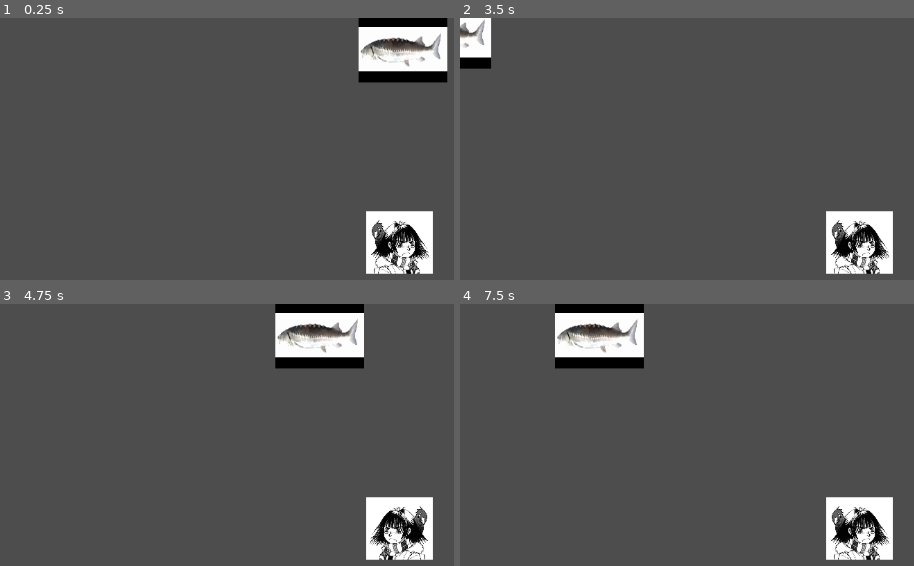
Above: before the commit, frames 1-4 (two rows, left to right).
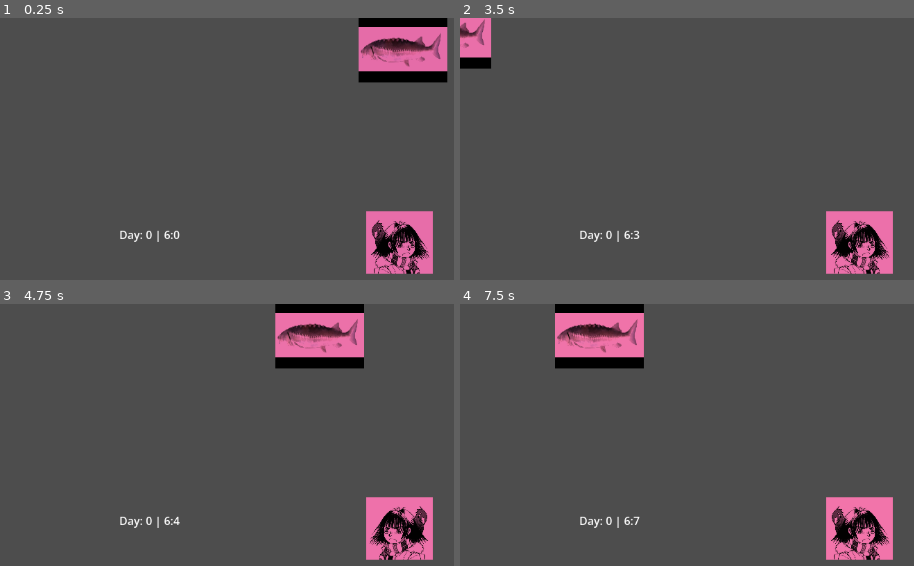
Above: after the commit, the same moments.

Repository: moliloo/comfy-jam-summer-2026
Game: Godot game, scene res://scenes/temporary/scene.tscn
The game is run twice, just before and just after one commit, with the same random seed, the same clock (stepped at 60 frames per second) and the same inputs. The project has no main scene, so this scene is started directly.
Inputs:
- Up to frame 1 (0.25 s): no input
- Up to frame 2 (3.5 s): tap Enter at 0.5, 2.75 s; hold D (move_right) 0.53-1.28 s; tap E (interact) every 0.75 s from 0.6 to 2.85 s; hold S (move_down) 1.28-2.03 s; tap Space at 2 s; hold D (move_right) 2.03-2.78 s; hold W (move_up) from 2.78 s (still down)
- Up to frame 3 (4.75 s): release W (move_up) at 3.53 s; hold A (move_left) from 3.53 s (still down); tap E (interact) at 3.6, 4.35 s
- Up to frame 4 (7.5 s): release A (move_left) at 5.03 s; hold S (move_down) 5.03-5.78 s; tap E (interact) every 0.75 s from 5.1 to 7.35 s; tap Space at 5.75 s; hold D (move_right) 5.78-6.53 s; tap Enter at 6.5 s; hold W (move_up) 6.53-7.28 s; hold D (move_right) from 7.28 s (still down)

The runs differ from the first frame. In frame 1, 6.5% of the frame differs, in the area x 26-99%, y 3-98%; in frame 2, 4.2%; in frame 3, 6.5%; in frame 4, 6.4%.

Commit message:
feat: add day/night cycle and save time between scenes

Diff:
--- /dev/null
+++ b/assets/daynightcycle-gradient-texture.tres
@@ -0,0 +1,10 @@
+[gd_resource type="GradientTexture1D" format=3 uid="uid://bkpc1kjm4t2xn"]
+
+[sub_resource type="Gradient" id="Gradient_faefq"]
+interpolation_mode = 2
+offsets = PackedFloat32Array(0, 0.208301, 0.379708, 0.5196, 0.599539, 0.678709, 1)
+colors = PackedColorArray(0.169088, 0.18037, 0.333017, 1, 0.215204, 0.199866, 0.394424, 1, 0.428431, 0.193332, 0.564388, 1, 0.953258, 0.459474, 0.668641, 1, 1, 0.594559, 0.609267, 1, 1.00198, 0.870214, 0.866891, 1, 1, 1, 1, 1)
+
+[resource]
+gradient = SubResource("Gradient_faefq")
+width = 2048
--- a/player/script.gd
+++ b/player/script.gd
@@ -9,7 +9,6 @@
 func _ready() -> void:
 	if GlobalVariables.get_player_position():
 		set_global_position(GlobalVariables.get_player_position());
-	pass
 
 func _process(delta: float) -> void:
 	move_player()
--- a/project.godot
+++ b/project.godot
@@ -24,7 +24,8 @@
 "res://cute_horror/": "red",
 "res://cute_horror/tamagotchi/": "red",
 "res://player/": "blue",
-"res://script/": "yellow"
+"res://script/": "yellow",
+"res://ui/": "green"
 }
 
 [input]
--- a/scenes/temporary/scene.tscn
+++ b/scenes/temporary/scene.tscn
@@ -1,12 +1,30 @@
 [gd_scene format=3 uid="uid://gpuat04v80d3"]
 
+[ext_resource type="Script" uid="uid://bl13ut312gvl8" path="res://script/day_night_cycle.gd" id="1_8ndbb"]
+[ext_resource type="Script" uid="uid://b0bmojtc28oli" path="res://scenes/temporary/script.gd" id="1_bqjnb"]
 [ext_resource type="PackedScene" uid="uid://ddssqu3a5opg" path="res://player/scene.tscn" id="1_k588i"]
 [ext_resource type="PackedScene" uid="uid://cgepphevhcbu8" path="res://cute_horror/aquarium/scene.tscn" id="2_4rfli"]
+[ext_resource type="Texture2D" uid="uid://bkpc1kjm4t2xn" path="res://assets/daynightcycle-gradient-texture.tres" id="2_7jgaf"]
+[ext_resource type="PackedScene" uid="uid://dlxwnbbcb7mly" path="res://ui/day_night_cycle_ui/scene.tscn" id="5_d0dyj"]
 
 [node name="Scene" type="Node2D" unique_id=59418411]
+script = ExtResource("1_bqjnb")
+
+[node name="CanvasModulate" type="CanvasModulate" parent="." unique_id=246475648]
+script = ExtResource("1_8ndbb")
+gradient = ExtResource("2_7jgaf")
 
 [node name="Player" parent="." unique_id=72670545 instance=ExtResource("1_k588i")]
 position = Vector2(566, 324)
 
 [node name="Aquarium" parent="." unique_id=808837739 instance=ExtResource("2_4rfli")]
 position = Vector2(571, 45)
+
+[node name="UI" type="CanvasLayer" parent="." unique_id=1580314821]
+
+[node name="DayNightCycleUI" parent="UI" unique_id=1135673272 node_paths=PackedStringArray("day_cycle") instance=ExtResource("5_d0dyj")]
+offset_left = 172.0
+offset_top = 301.0
+offset_right = 172.0
+offset_bottom = 301.0
+day_cycle = NodePath("../../CanvasModulate")
--- /dev/null
+++ b/scenes/temporary/script.gd
@@ -0,0 +1,7 @@
+extends Node2D
+
+@onready var canvas_layer: CanvasLayer = $UI
+@onready var ui = $UI/DayNightCycleUI
+
+func _ready() -> void:
+	canvas_layer.visible = true
--- /dev/null
+++ b/script/day_night_cycle.gd
@@ -0,0 +1,46 @@
+extends CanvasModulate
+class_name DayNightCycle
+
+const MINUTES_PER_DAY = 1440;
+const MINUTES_PER_HOUR = 60;
+const IN_GAME_TO_REAL_MINUTE_DURATION = (2 * PI) / MINUTES_PER_DAY
+
+signal time_tick(day: int, hour: int, minute: int)
+
+@export var gradient: GradientTexture1D
+@export var IN_GAME_SPEED: float = 1.0
+@export var INITIAL_HOUR: int = 6:
+	set(h):
+		INITIAL_HOUR = h
+		time = IN_GAME_TO_REAL_MINUTE_DURATION * INITIAL_HOUR * MINUTES_PER_HOUR
+
+var time: float = 0.0
+var past_minute: float = -1.0
+
+func _ready() -> void:
+	if GlobalVariables.get_saved_time():
+		time = GlobalVariables.get_saved_time()
+	else:
+		time = IN_GAME_TO_REAL_MINUTE_DURATION * INITIAL_HOUR * MINUTES_PER_HOUR
+
+func _process(delta: float) -> void:
+	time += delta * IN_GAME_TO_REAL_MINUTE_DURATION * IN_GAME_SPEED
+	var value = (sin(time - PI / 2) + 1.0) / 2.0
+	self.color = gradient.gradient.sample(value)
+
+	_recalc_time()
+
+func _recalc_time() -> void:
+	var total_minutes = int(time / IN_GAME_TO_REAL_MINUTE_DURATION)
+
+	var day = int(total_minutes / MINUTES_PER_DAY)
+	var current_day_minutes = total_minutes % MINUTES_PER_DAY
+
+	var hour = int(current_day_minutes / MINUTES_PER_HOUR)
+
+	var minute = int(current_day_minutes % MINUTES_PER_HOUR)
+
+	if past_minute != minute:
+		past_minute = minute
+		time_tick.emit(day, hour, minute)
+		GlobalVariables.save_time(time)
--- a/script/global_variables.gd
+++ b/script/global_variables.gd
@@ -1,6 +1,8 @@
 extends Node
 
 var player_spawn_position = null
+
+var saved_time
 
 func set_player_position(position: Vector2):
 	player_spawn_position = position;
@@ -9,3 +11,9 @@
 	if player_spawn_position:
 		return player_spawn_position;
 	return Vector2.ZERO
+
+func save_time(time):
+	saved_time = time
+
+func get_saved_time():
+	return saved_time
--- /dev/null
+++ b/ui/day_night_cycle_ui/scene.tscn
@@ -0,0 +1,17 @@
+[gd_scene format=3 uid="uid://dlxwnbbcb7mly"]
+
+[ext_resource type="Script" uid="uid://do0elsl0tq24h" path="res://ui/day_night_cycle_ui/script.gd" id="1_kqtg5"]
+
+[node name="DayNightCycleUI" type="Control" unique_id=1135673272]
+layout_mode = 3
+anchors_preset = 15
+anchor_right = 1.0
+anchor_bottom = 1.0
+grow_horizontal = 2
+grow_vertical = 2
+script = ExtResource("1_kqtg5")
+
+[node name="Label" type="Label" parent="." unique_id=1157291504]
+layout_mode = 0
+offset_right = 40.0
+offset_bottom = 23.0
--- /dev/null
+++ b/ui/day_night_cycle_ui/script.gd
@@ -0,0 +1,10 @@
+extends Control
+
+@onready var time_label: Label = $Label
+@export var day_cycle: DayNightCycle
+
+func _ready() -> void:
+	day_cycle.time_tick.connect(_set_day_time)
+
+func _set_day_time(day: int, hour: int, minute: int):
+	time_label.text = 'Day: %s | %s:%s' % [day, hour, minute]
Not shown, added: scenes/temporary/script.gd.uid
Not shown, added: script/day_night_cycle.gd.uid
Not shown, added: ui/day_night_cycle_ui/script.gd.uid
